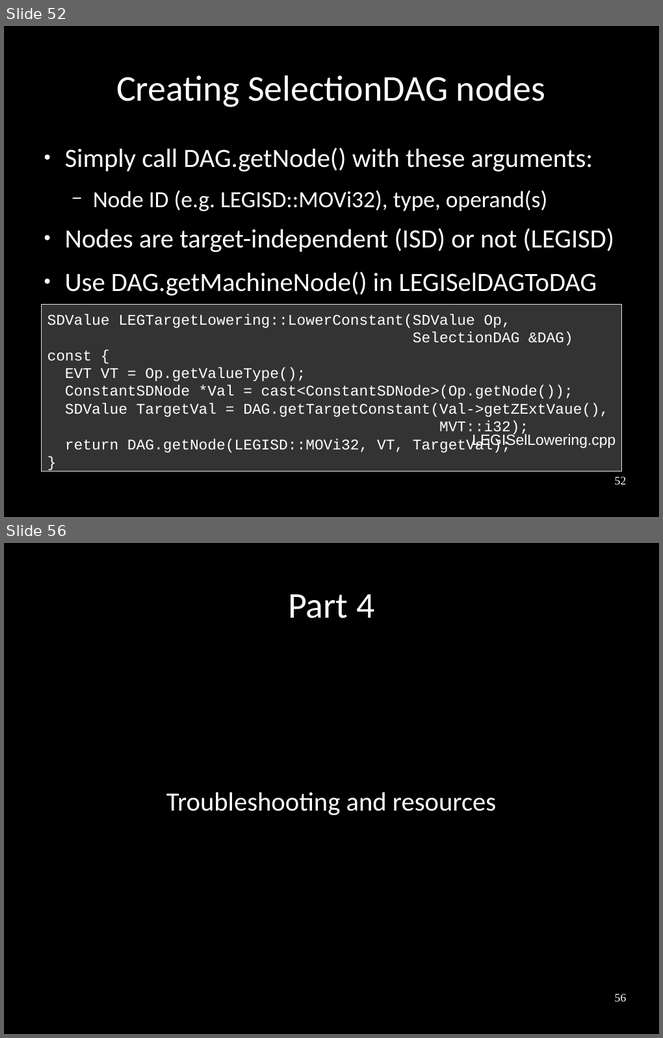
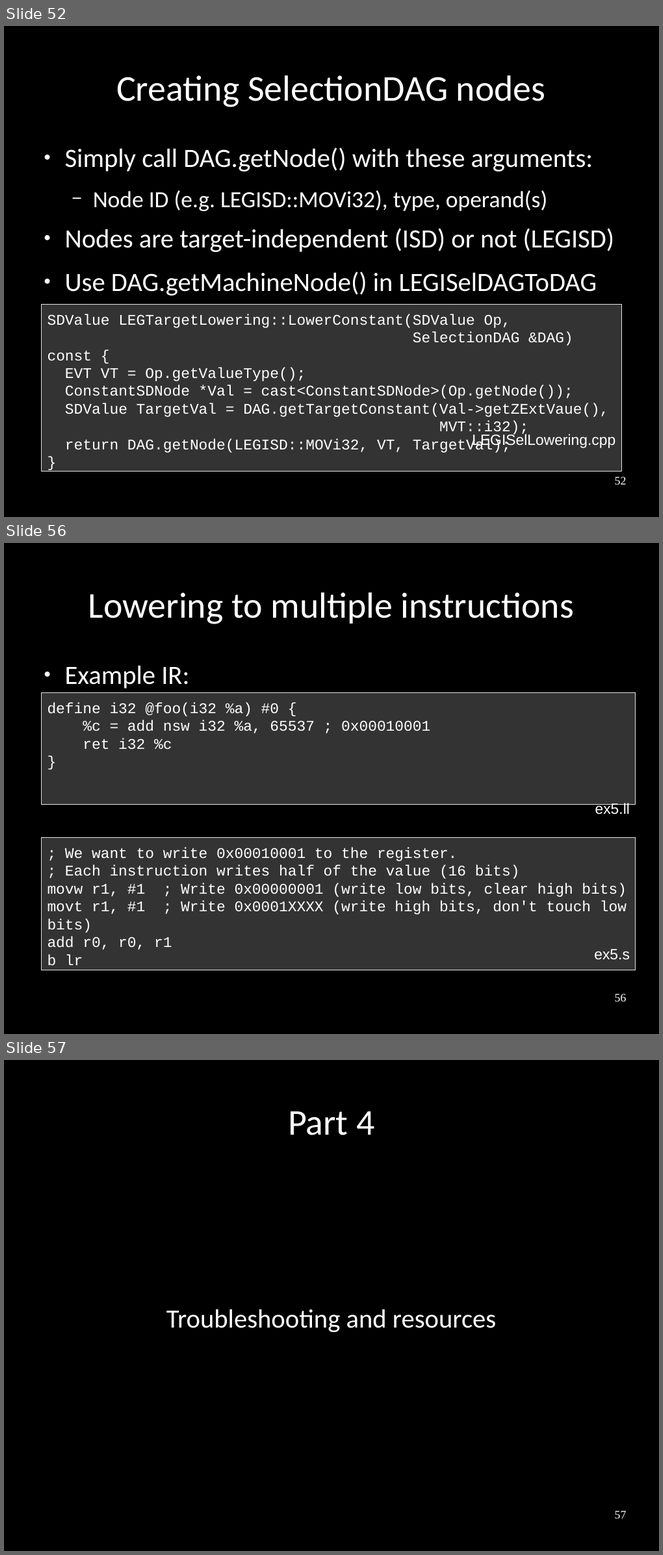
Before and after one commit to frasercrmck/llvm-leg, a slide deck: docs/Codeplay/Slides.odp. Shown one above the other, each under a label of ours: slides 52 and 56 before the commit, slides 52, 56 and 57 after it; the slides between them are not shown. The pictures are 663x1038 and 663x1555 pixels, drawn with LibreOffice and Linux fonts; fonts in the diff are those of the drawing. Boxes give left, top, right and bottom in pixels: in the first picture for what was removed or moved away, otherwise in the second. Text is boxed around its words. In the diff, an @@ line names an element or a change of style, - is before the commit and + after.

```diff
--- a/docs/Codeplay/Slides.odp
+++ b/docs/Codeplay/Slides.odp
@@ slide 56 added at (4,543,659,1034), background #000000 @@
@@ title added at (88,592,574,624), 44 pt, text #FFFFFF @@
+Lowering to multiple instructions
@@ text added at (65,665,189,689), 32 pt, text #FFFFFF @@
+● Example IR:
@@ rectangle added at (42,693,636,804), fill #333333, outline #E6E6E6 0 pt, 18 pt, text #FFFFFF @@
+define i32 @foo(i32 %a) #0 {
+%c = add nsw i32 %a, 65537 ; 0x00010001
+ret i32 %c
+}
@@ text added at (596,802,630,815), 18 pt, text #FFFFFF @@
+ex5.ll
@@ rectangle added at (42,838,636,971), fill #333333, outline #E6E6E6 0 pt, 18 pt, text #FFFFFF @@
+; We want to write 0x00010001 to the register.
+; Each instruction writes half of the value (16 bits)
+movw r1, #1 ; Write 0x00000001 (write low bits, clear high bits)
+movt r1, #1 ; Write 0x0001XXXX (write high bits, don't touch low bits)
+add r0, r0, r1
+b lr
@@ text added at (594,949,630,960), 18 pt, text #FFFFFF @@
+ex5.s
@@ page number added at (615,994,627,1002), 14 pt, text #FFFFFF @@
+56
@@ what was slide 56 is now slide 57 @@
@@ page number at (615,1511,627,1519): text changed @@
-56
+57
```
Also in this commit, not shown: 6 slides changed.
